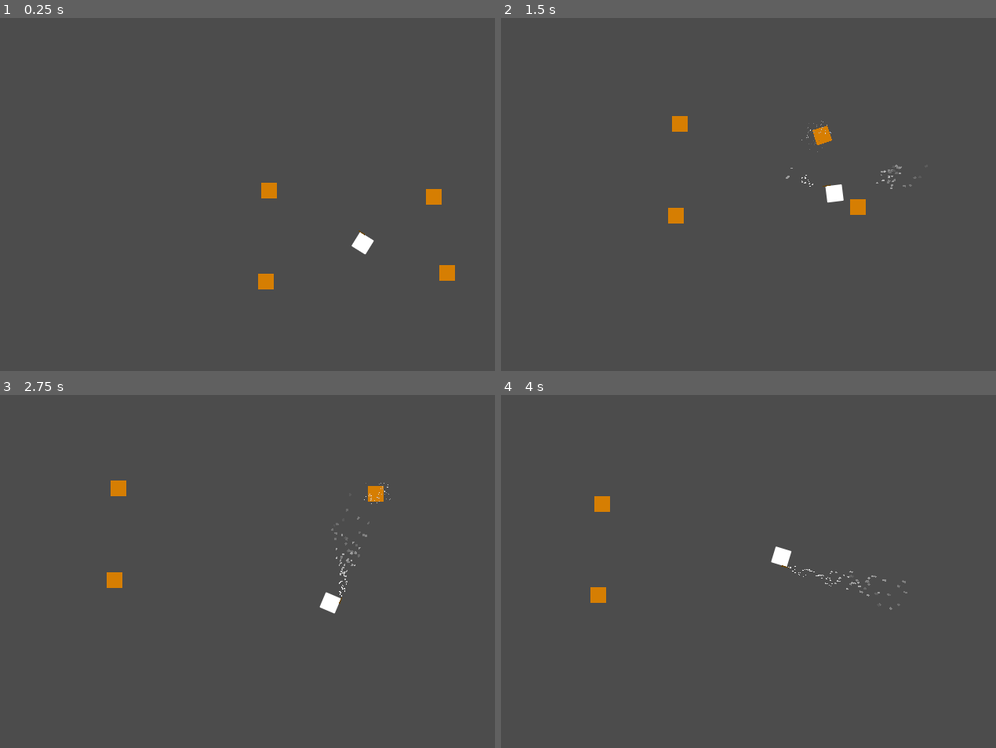
Above: before the commit, frames 1-4 (two rows, left to right).
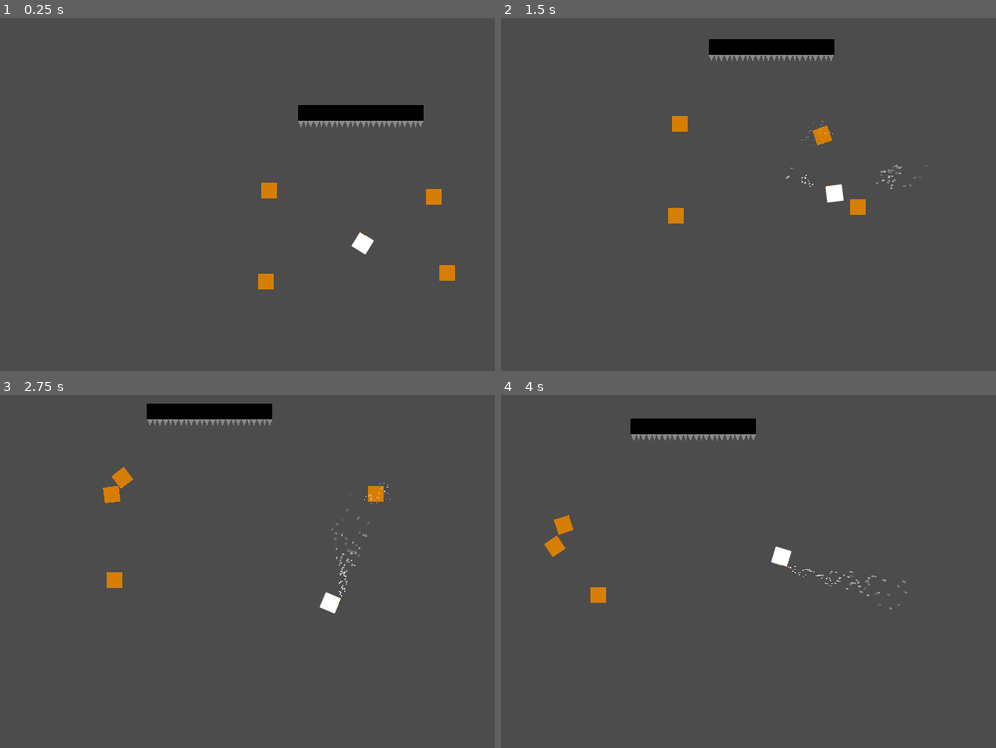
Above: after the commit, the same moments.

Repository: thx4nothing/LD51
Game: Godot game, scene res://Game.tscn
Same seed, same stepped clock (60 frames per second), same inputs: the game is played once before the commit and once after it.
Inputs (mouse positions are in pixels of both pictures, inside the frame that each line leads up to):
- Up to frame 1 (0.25 s): no input
- Up to frame 2 (1.5 s): tap Enter at 0.5 s; move the mouse to (951, 176) at 0.52 s; press the mouse at (951, 176) at 0.53 s; hold D (move_right) 0.53-1.28 s; move the mouse to (689, 212) at 1.27 s; release the mouse at (689, 212) at 1.28 s; hold S (move_down) from 1.28 s (still down); click (689, 212) at 1.35 s
- Up to frame 3 (2.75 s): move the mouse to (376, 493) at 2.02 s; release S (move_down) at 2.03 s; press the mouse at (376, 493) at 2.03 s; hold D (move_right) from 2.03 s (still down)
- Up to frame 4 (4 s): move the mouse to (783, 642) at 2.77 s; release D (move_right) at 2.78 s; release the mouse at (783, 642) at 2.78 s; hold W (move_up) 2.78-3.53 s; click (783, 642) at 2.85 s; move the mouse to (outside the picture) at 3.52 s; press the mouse at (outside the picture) at 3.53 s; hold A (move_left) from 3.53 s (still down)

The runs differ from the first frame. In frame 1, 1.4% of the frame differs, in the area x 60-86%, y 24-32%; in frame 2, 1.4%; in frame 3, 1.6%; in frame 4, 1.8%, in the area x 8-52%, y 6-46%.

Commit message:
added spikes and bat death

Diff:
--- a/Game.tscn
+++ b/Game.tscn
@@ -1,9 +1,10 @@
-[gd_scene load_steps=6 format=2]
+[gd_scene load_steps=7 format=2]
 
 [ext_resource path="res://characters/player_camera.gd" type="Script" id=1]
 [ext_resource path="res://characters/Player.tscn" type="PackedScene" id=2]
 [ext_resource path="res://objects/Crate.tscn" type="PackedScene" id=3]
 [ext_resource path="res://world.gd" type="Script" id=4]
+[ext_resource path="res://objects/SpikeWall.tscn" type="PackedScene" id=5]
 
 [sub_resource type="NavigationPolygon" id=1]
 vertices = PoolVector2Array( -1298, 807, -993, -814, 1115, -827, 1406, 814 )
@@ -52,3 +53,29 @@
 
 [node name="Crate4" parent="World/Navigation2D" instance=ExtResource( 3 )]
 position = Vector2( -198, 78 )
+
+[node name="Spikes" type="Node" parent="World"]
+
+[node name="SpikeWall" parent="World/Spikes" instance=ExtResource( 5 )]
+position = Vector2( -116, -266 )
+
+[node name="SpikeWall2" parent="World/Spikes" instance=ExtResource( 5 )]
+position = Vector2( -84, -266 )
+
+[node name="SpikeWall3" parent="World/Spikes" instance=ExtResource( 5 )]
+position = Vector2( -52, -266 )
+
+[node name="SpikeWall4" parent="World/Spikes" instance=ExtResource( 5 )]
+position = Vector2( -20, -266 )
+
+[node name="SpikeWall5" parent="World/Spikes" instance=ExtResource( 5 )]
+position = Vector2( 12, -266 )
+
+[node name="SpikeWall6" parent="World/Spikes" instance=ExtResource( 5 )]
+position = Vector2( 44, -266 )
+
+[node name="SpikeWall7" parent="World/Spikes" instance=ExtResource( 5 )]
+position = Vector2( 76, -266 )
+
+[node name="SpikeWall8" parent="World/Spikes" instance=ExtResource( 5 )]
+position = Vector2( 108, -266 )
--- /dev/null
+++ b/characters/BloodParticles.tscn
@@ -0,0 +1,39 @@
+[gd_scene load_steps=6 format=2]
+
+[sub_resource type="Gradient" id=1]
+colors = PoolColorArray( 0.607843, 0, 0, 1, 0.227451, 0, 0, 1 )
+
+[sub_resource type="GradientTexture" id=2]
+gradient = SubResource( 1 )
+
+[sub_resource type="Curve" id=4]
+max_value = 2.0
+_data = [ Vector2( 0, 2 ), 0.0, 0.0, 0, 0, Vector2( 1, 0.927273 ), 0.0, 0.0, 0, 0 ]
+
+[sub_resource type="CurveTexture" id=5]
+curve = SubResource( 4 )
+
+[sub_resource type="ParticlesMaterial" id=3]
+lifetime_randomness = 0.66
+trail_divisor = 4
+emission_shape = 1
+emission_sphere_radius = 4.0
+flag_disable_z = true
+direction = Vector3( 1, 1, 0 )
+spread = 180.0
+gravity = Vector3( 0, 0, 0 )
+initial_velocity = 23.23
+angular_velocity = 11.89
+angular_velocity_random = 0.51
+orbit_velocity = 0.0
+orbit_velocity_random = 1.0
+angle = 31.0
+angle_random = 0.88
+scale = 1.7
+scale_random = 0.36
+scale_curve = SubResource( 5 )
+color_ramp = SubResource( 2 )
+
+[node name="BloodParticles" type="Particles2D"]
+amount = 200
+process_material = SubResource( 3 )
--- a/characters/FireBall.tscn
+++ b/characters/FireBall.tscn
@@ -30,7 +30,7 @@
 
 [node name="FireBall" type="RigidBody2D"]
 collision_layer = 8
-collision_mask = 0
+collision_mask = 32
 continuous_cd = 1
 script = ExtResource( 1 )
 
--- a/characters/Player.tscn
+++ b/characters/Player.tscn
@@ -41,8 +41,19 @@
 color_ramp = SubResource( 2 )
 
 [node name="Player" type="KinematicBody2D"]
-collision_mask = 6
+collision_mask = 54
 script = ExtResource( 1 )
+
+[node name="CollisionBody" type="CollisionPolygon2D" parent="."]
+position = Vector2( -0.200001, -0.200001 )
+scale = Vector2( 1.00781, 1.00781 )
+polygon = PoolVector2Array( -16, -16, 16, -16, 16, 16, -16, 16 )
+
+[node name="LevitateRay" type="RayCast2D" parent="."]
+rotation = -1.5708
+enabled = true
+cast_to = Vector2( 0, 300 )
+collision_mask = 2
 
 [node name="Body" type="Polygon2D" parent="."]
 antialiased = true
@@ -56,13 +67,6 @@
 [node name="ShootPoint" type="Position2D" parent="Body/Wand"]
 position = Vector2( 16, 20 )
 
-[node name="LevitateRay" type="RayCast2D" parent="Body/Wand"]
-position = Vector2( 16, 20 )
-rotation = -1.5708
-enabled = true
-cast_to = Vector2( 0, 300 )
-collision_mask = 2
-
 [node name="LevitateParticles" type="Particles2D" parent="Body/Wand"]
 position = Vector2( 16, 20 )
 emitting = false
@@ -71,8 +75,3 @@
 speed_scale = 5.11
 local_coords = false
 process_material = SubResource( 5 )
-
-[node name="CollisionPolygon2D" type="CollisionPolygon2D" parent="."]
-position = Vector2( -0.200001, -0.200001 )
-scale = Vector2( 1.00781, 1.00781 )
-polygon = PoolVector2Array( -16, -16, 16, -16, 16, 16, -16, 16 )
--- a/characters/enemies/Bat.tscn
+++ b/characters/enemies/Bat.tscn
@@ -4,15 +4,15 @@
 
 [node name="Bat" type="KinematicBody2D"]
 collision_layer = 4
-collision_mask = 15
+collision_mask = 63
 script = ExtResource( 1 )
 
-[node name="Polygon2D" type="Polygon2D" parent="."]
+[node name="Body" type="Polygon2D" parent="."]
 color = Color( 0.262745, 0.988235, 0.290196, 1 )
-polygon = PoolVector2Array( -16, 16, 16, 16, 0, -16 )
+polygon = PoolVector2Array( 16, 0, -16, 16, -16, -16 )
 
-[node name="CollisionPolygon2D" type="CollisionPolygon2D" parent="."]
-polygon = PoolVector2Array( -16, 16, 0, -16, 16, 16 )
+[node name="CollisionBody" type="CollisionPolygon2D" parent="."]
+polygon = PoolVector2Array( 16, 0, -16, 16, -16, -16 )
 
 [node name="NavigationAgent2D" type="NavigationAgent2D" parent="."]
 target_desired_distance = 16.0
--- a/characters/enemies/bat.gd
+++ b/characters/enemies/bat.gd
@@ -5,6 +5,9 @@
 
 onready var player = get_tree().get_nodes_in_group("player")[0]
 onready var navigation_agent_2d: NavigationAgent2D = $NavigationAgent2D as NavigationAgent2D
+onready var body: Polygon2D = $Body as Polygon2D
+onready var collision_body: CollisionPolygon2D = $CollisionBody as CollisionPolygon2D
+onready var blood_particles: PackedScene = preload("res://characters/BloodParticles.tscn") as PackedScene
 
 var velocity: Vector2 = Vector2.ZERO
 
@@ -30,6 +33,9 @@
 	velocity += steering
 	#add_central_force(velocity)
 	velocity = move_and_slide(velocity, Vector2.ZERO, false, 4, 0.785398, false)
+	var _rotation := velocity.angle()
+	body.rotation = _rotation
+	collision_body.rotation = _rotation
 	for i in get_slide_count():
 		var collision = get_slide_collision(i)
 		if collision.collider is RigidBody2D:
@@ -39,6 +45,16 @@
 func impact(impulse: Vector2) -> void:
 	velocity += impulse
 
+func take_damage(dmg: float) -> void:
+	print("dead")
+	current_health -= dmg
+	if current_health <= 0:
+		emit_signal("died", self)
+		set_physics_process(false)
+		#explode()
+		var blood = blood_particles.instance()
+		add_child(blood)
+
 func _on_NavTimer_timeout() -> void:
 	if player:
 		navigation_agent_2d.set_target_location(player.global_position)
--- a/characters/player.gd
+++ b/characters/player.gd
@@ -8,6 +8,7 @@
 onready var bullet_res: = preload("res://characters/FireBall.tscn") as PackedScene
 onready var _shoot_point: Position2D = $Body/Wand/ShootPoint as Position2D
 onready var body: Polygon2D = $Body as Polygon2D
+onready var collision_body: CollisionPolygon2D = $CollisionBody as CollisionPolygon2D
 
 export var shoot_cooldown: float = 0.5
 var shoot_timer: float = 0.0
@@ -16,7 +17,7 @@
 	FireBall,
 	Levitate
 }
-onready var levitate_ray: RayCast2D = $Body/Wand/LevitateRay as RayCast2D
+onready var levitate_ray: RayCast2D = $LevitateRay as RayCast2D
 onready var levitate_particles: Particles2D = $Body/Wand/LevitateParticles as Particles2D
 
 var current_fire_mode = FireMode.Levitate
@@ -40,7 +41,7 @@
 				_fire_bullet()
 				shoot_timer += delta
 			elif shoot_timer > 0.0:
-				shoot_timer = shoot_timer + delta if shoot_timer < shoot_cooldown else 0
+				shoot_timer = (shoot_timer + delta) if shoot_timer < shoot_cooldown else 0
 		FireMode.Levitate:
 			if Input.is_action_pressed("shoot"):
 				levitate_particles.emitting = true
@@ -61,6 +62,9 @@
 	_velocity = move_and_slide(_move_vector)
 	var _rotation: float = get_angle_to(get_global_mouse_position())
 	body.rotation = _rotation
+	collision_body.rotation = _rotation
+	#levitate_ray.position = _shoot_point.position
+	levitate_ray.rotation = _rotation - PI / 2
 
 func _fire_bullet() -> void:
 	var bullet := bullet_res.instance() as RigidBody2D
--- a/objects/Crate.tscn
+++ b/objects/Crate.tscn
@@ -29,10 +29,10 @@
 
 [node name="Crate" type="RigidBody2D"]
 collision_layer = 2
-collision_mask = 15
+collision_mask = 47
 mass = 5.0
 continuous_cd = 1
-contacts_reported = 1
+contacts_reported = 4
 contact_monitor = true
 can_sleep = false
 script = ExtResource( 1 )
--- /dev/null
+++ b/objects/SpikeWall.tscn
@@ -0,0 +1,28 @@
+[gd_scene load_steps=2 format=2]
+
+[ext_resource path="res://objects/spike_wall.gd" type="Script" id=1]
+
+[node name="SpikeWall" type="StaticBody2D"]
+collision_layer = 32
+collision_mask = 0
+script = ExtResource( 1 )
+
+[node name="Wall" type="Polygon2D" parent="."]
+color = Color( 0, 0, 0, 1 )
+polygon = PoolVector2Array( -16, -16, -16, 16, 16, 16, 16, -16 )
+
+[node name="CollisionPolygon2D" type="CollisionPolygon2D" parent="."]
+polygon = PoolVector2Array( -16, -16, -16, 16, 16, 16, 16, -16 )
+
+[node name="Spikes" type="Polygon2D" parent="."]
+color = Color( 0.537255, 0.537255, 0.537255, 1 )
+polygon = PoolVector2Array( -16, 16, -10, 30, -4, 16, 0, 30, 4, 16, 10, 30, 16, 16 )
+
+[node name="SpikesArea" type="Area2D" parent="Spikes"]
+collision_layer = 16
+collision_mask = 5
+
+[node name="CollisionPolygon2D" type="CollisionPolygon2D" parent="Spikes/SpikesArea"]
+polygon = PoolVector2Array( -16, 15, -10, 30, -4, 16, 0, 30, 4, 16, 10, 30, 16, 15 )
+
+[connection signal="body_entered" from="Spikes/SpikesArea" to="." method="_on_SpikesArea_body_entered"]
--- a/objects/crate.gd
+++ b/objects/crate.gd
@@ -80,14 +80,14 @@
 		#apply gravity to the velocity map so the triangle falls
 		#shard_velocity_map[child].y -= delta * 55
 
-func _on_Crate_body_entered(body: Node) -> void:
-	if body is Bat:
-		var bat: Bat = body as Bat
+func _on_Crate_body_entered(collider: Node) -> void:
+	var bat: Bat = collider as Bat
+	if bat:
 		bat.impact(linear_velocity)
 		#print(linear_velocity)
 
-	if !exploded and body is FireBall:
-		var thing: RigidBody2D = body as RigidBody2D
+	if !exploded and collider is FireBall:
+		var thing: RigidBody2D = collider as RigidBody2D
 		exploded = true
 		explosion_speed = thing.linear_velocity.length() / weight
 		print(explosion_speed)
--- /dev/null
+++ b/objects/spike_wall.gd
@@ -0,0 +1,25 @@
+extends StaticBody2D
+
+export (float) var damage = 100.0
+# Declare member variables here. Examples:
+# var a: int = 2
+# var b: String = "text"
+
+
+# Called when the node enters the scene tree for the first time.
+func _ready() -> void:
+	pass # Replace with function body.
+
+
+# Called every frame. 'delta' is the elapsed time since the previous frame.
+#func _process(delta: float) -> void:
+#	pass
+
+
+func _on_SpikesArea_body_entered(body: Node) -> void:
+	print(body)
+	var bat := body as Bat
+	if bat:
+		bat.take_damage(damage)
+
+	pass # Replace with function body.
--- a/project.godot
+++ b/project.godot
@@ -121,6 +121,8 @@
 2d_physics/layer_2="Crates"
 2d_physics/layer_3="Enemy"
 2d_physics/layer_4="Fireball"
+2d_physics/layer_5="Spikes"
+2d_physics/layer_6="Wall"
 
 [physics]
 
--- a/world.gd
+++ b/world.gd
@@ -30,7 +30,7 @@
 func _ready() -> void:
 	player.connect("died", self, "_player_died")
 
-func _process(delta: float) -> void:
+func _process(_delta: float) -> void:
 	if Input.is_action_just_pressed("ui_cancel"):
 		get_tree().quit()
 	if Input.is_action_just_pressed("debug_spawn_enemy"):
